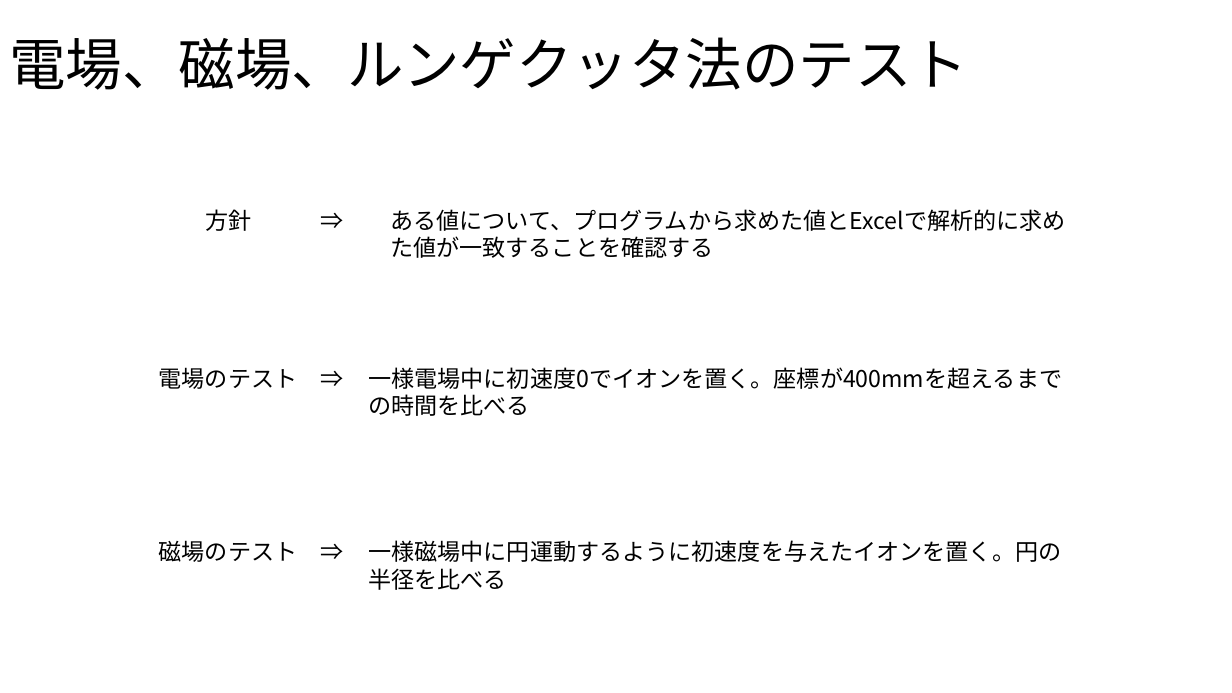
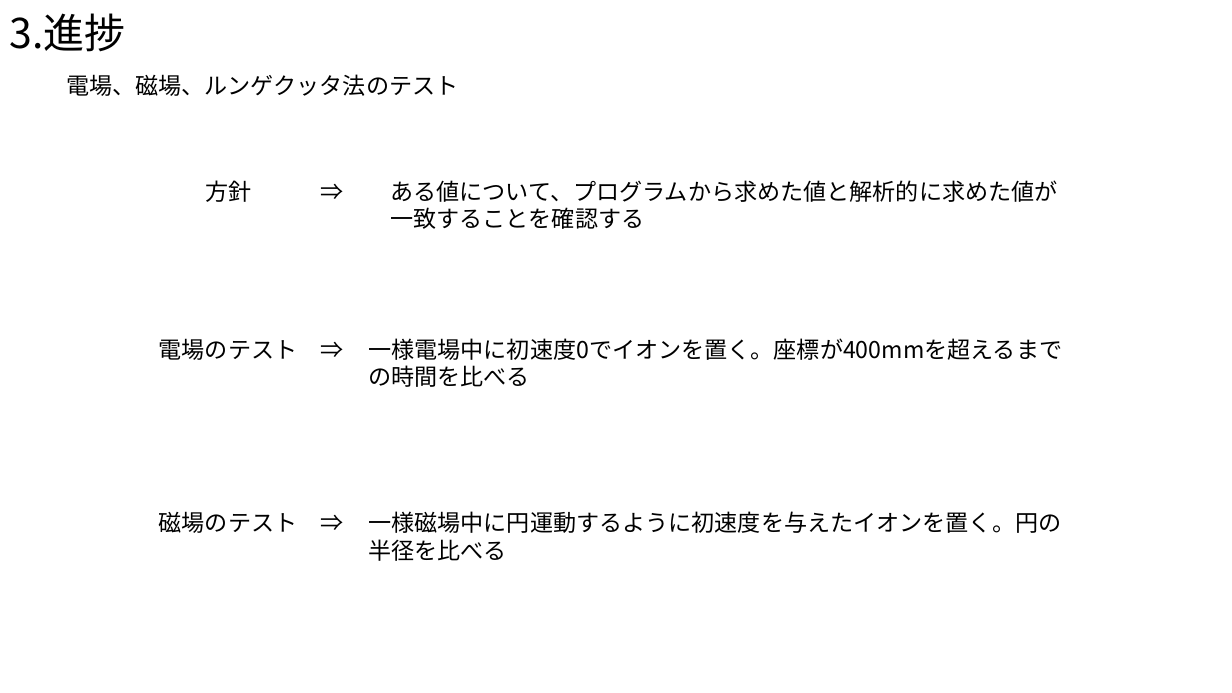
Before and after one commit to Takeuchi-yuya/Ksimulation, a slide deck: slide 11 of docs/中間発表.pptx. Drawn at 1232x693 pixels with LibreOffice and Linux fonts; fonts in the diff are those of the drawing. Boxes give left, top, right and bottom in pixels: in the first picture for what was removed or moved away, otherwise in the second. Text is boxed around its words. In the diff, an @@ line names an element or a change of style, - is before the commit and + after.

```diff
--- a/docs/中間発表.pptx
+++ b/docs/中間発表.pptx
@@ text added at (x1=9, y1=13, x2=125, y2=52), 32 pt, text #000000 @@
+3.進捗
@@ title "電場、磁場、ルンゲクッタ法のテスト" moved from (x1=9, y1=37, x2=968, y2=90) to (x1=66, y1=74, x2=458, y2=96) @@
@@ title "電場、磁場、ルンゲクッタ法のテスト" at (x1=66, y1=74, x2=458, y2=96): size 44 to 18 pt @@
@@ text at (x1=390, y1=180, x2=1057, y2=229): text changed @@
-ある値について、プログラムから求めた値とExcelで解析的に求めた値が一致することを確認する
+ある値について、プログラムから求めた値と解析的に求めた値が一致することを確認する
@@ 5 texts moved together from (x1=159, y1=209, x2=1062, y2=590) to (x1=159, y1=180, x2=1062, y2=561) @@
```
Also in this commit, not shown: 5 other slides changed, 5 slides added, 5 slides removed.
